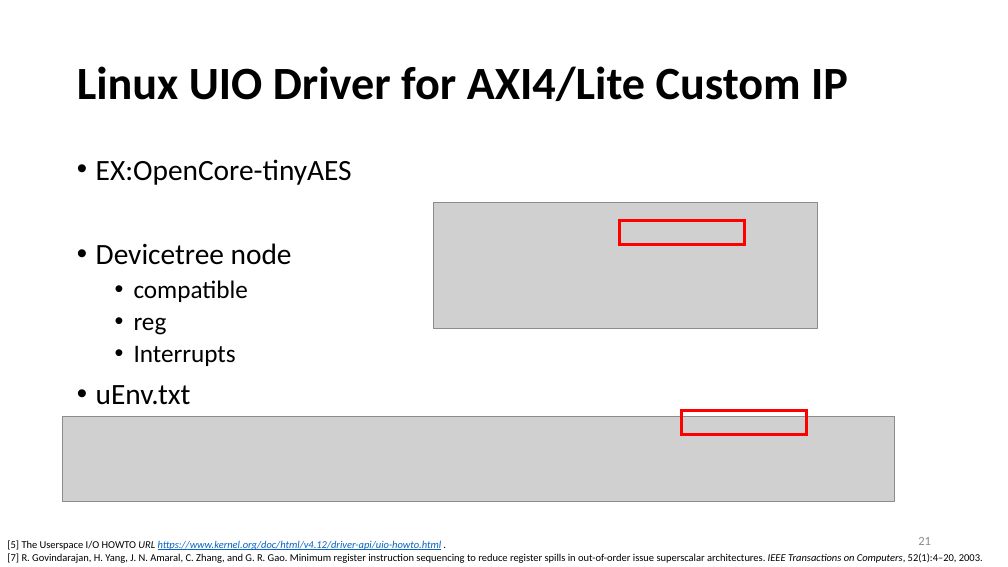
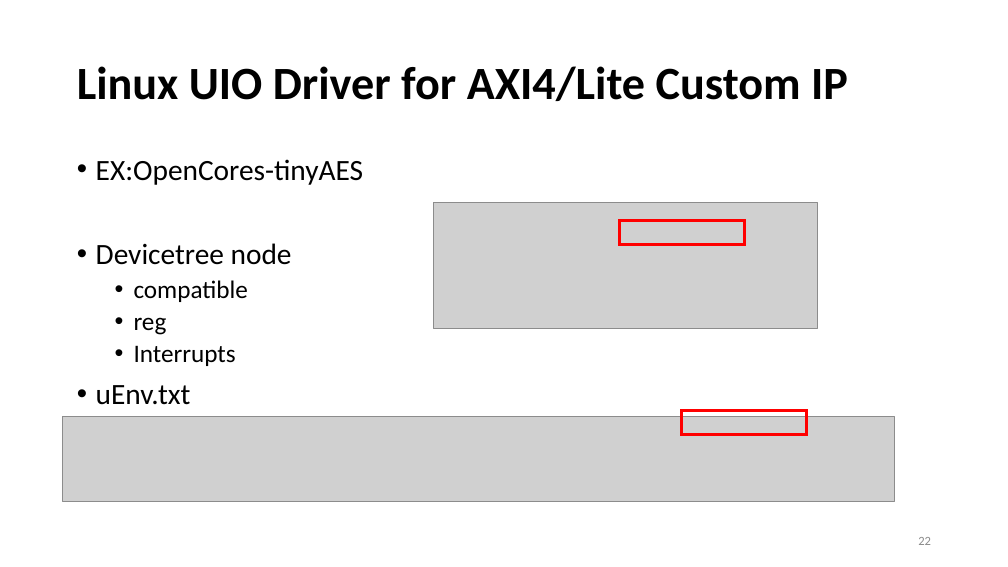
Before and after one commit to yllibliu/presentation, a slide deck: slide 22 of UIO.pptx (slide 21 before the commit). Drawn at 1008x567 pixels with LibreOffice and Linux fonts; fonts in the diff are those of the drawing; grey boxes stand for pictures. Boxes give left, top, right and bottom in pixels: in the first picture for what was removed or moved away, otherwise in the second. Text is boxed around its words. In the diff, an @@ line names an element or a change of style, - is before the commit and + after.

```diff
--- a/UIO.pptx
+++ b/UIO.pptx
@@ text at <box>96,159,363,185</box>: text changed @@
-• EX:OpenCore-tinyAES
+• EX:OpenCores-tinyAES
@@ text removed at <box>7,540,983,563</box> @@
-[5] The Userspace I/O HOWTO URL https://www.kernel.org/doc/html/v4.12/driver-api/uio-howto.html .
-[7] R. Govindarajan, H. Yang, J. N. Amaral, C. Zhang, and G. R. Gao. Minimum register instruction sequencing to reduce register spills in out-of-order issue superscalar architectures. IEEE Transactions on Computers, 52(1):4–20, 2003.
```
Also in this commit, not shown: 21 other slides changed, 1 slide added, 1 slide removed.
